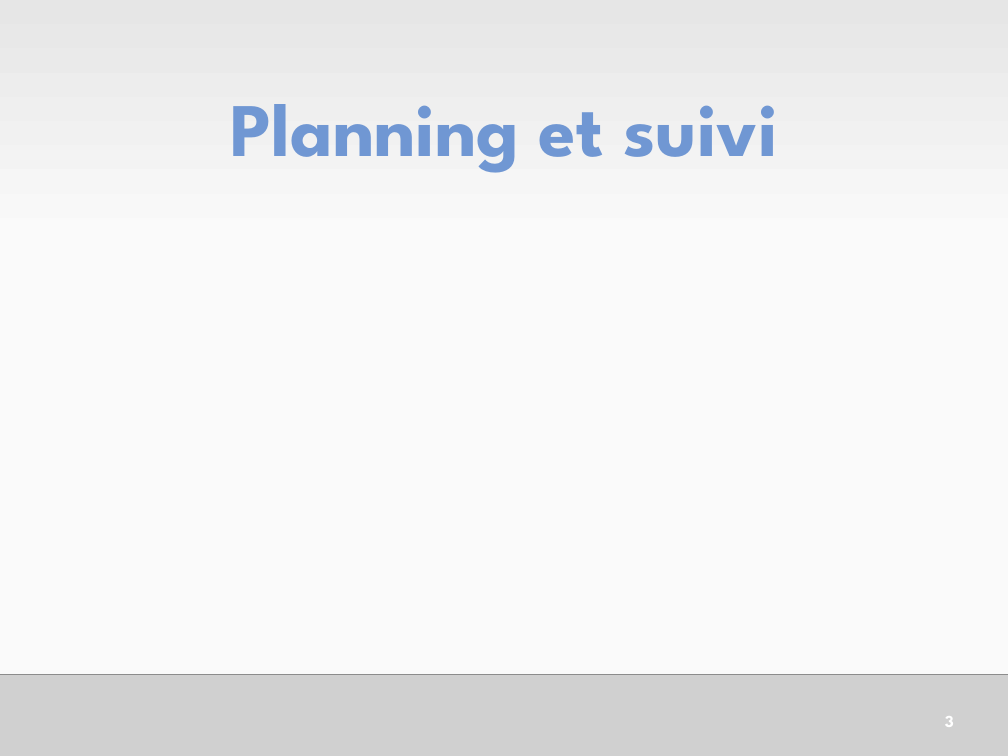
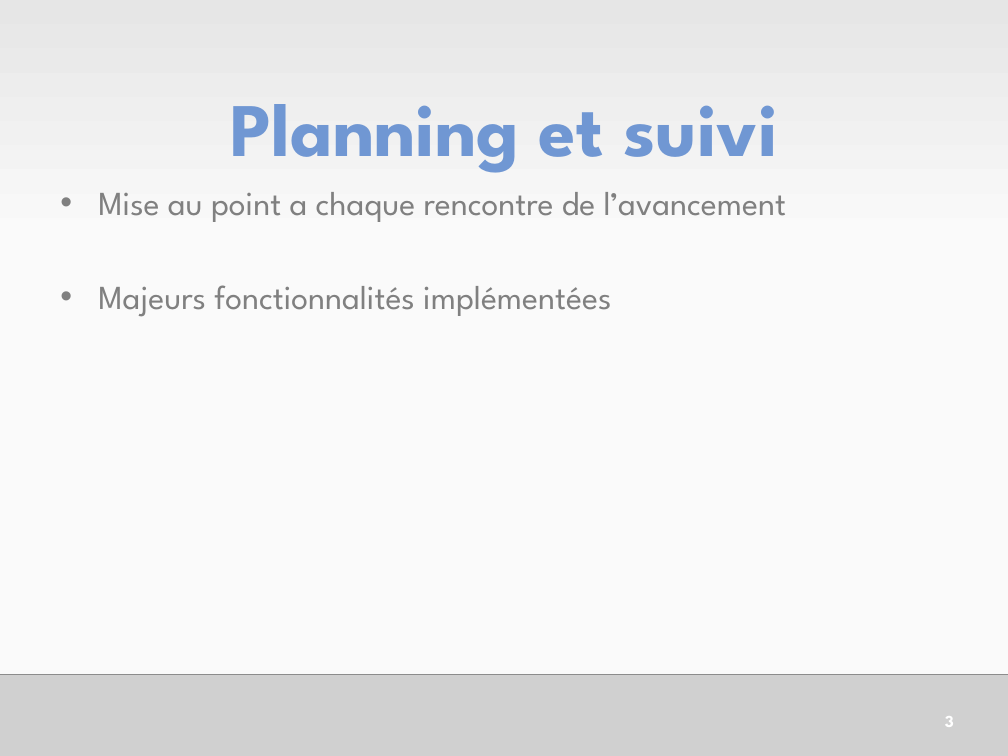
Before and after one commit to HE-ArcSurvivors/james-gouin-v1, a slide deck: slide 4 of Administration/JamesGouinSePresente.pptx. Drawn at 1008x756 pixels with LibreOffice and Linux fonts; fonts in the diff are those of the drawing; grey boxes stand for pictures. Boxes give left, top, right and bottom in pixels: in the first picture for what was removed or moved away, otherwise in the second. Text is boxed around its words. In the diff, an @@ line names an element or a change of style, - is before the commit and + after.

```diff
--- a/Administration/JamesGouinSePresente.pptx
+++ b/Administration/JamesGouinSePresente.pptx
@@ text added at [98, 192, 786, 317], 24 pt, text #808080 @@
+• Mise au point a chaque rencontre de l’avancement
+• Majeurs fonctionnalités implémentées
```
Also in this commit, not shown: 1 other slide changed.
